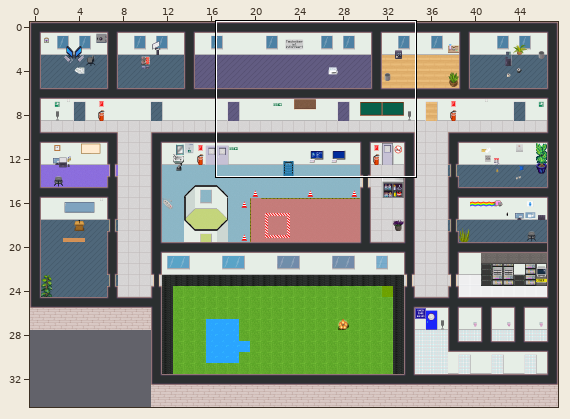
Tiled map (JSON), stored at map.tmj. The first picture is a wide view before the edit; the outline marks the close-up.
Close-up. As it was:
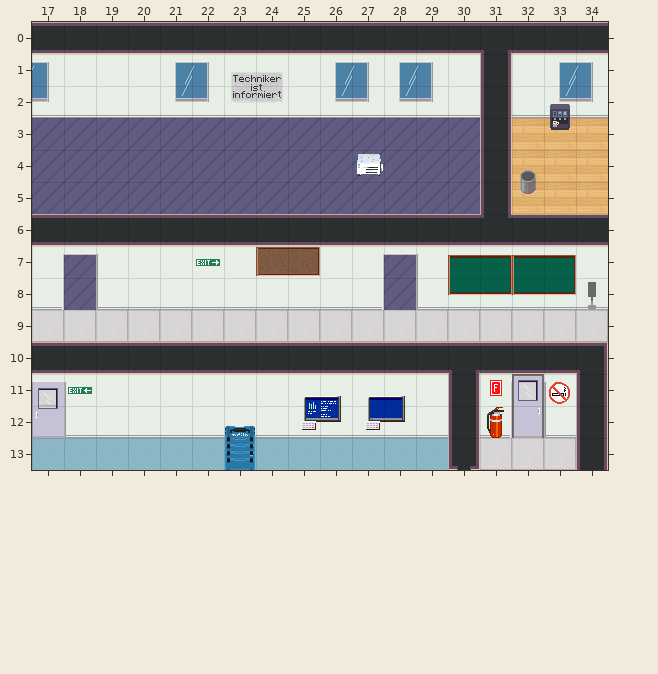
Cells are 32x32 px. Shown: x 17..34, y 0..13. The commit also changed other parts of the map, which this record leaves out. Not drawn, because the pictures are missing: unchanged layer "inventory_1".
After the commit:
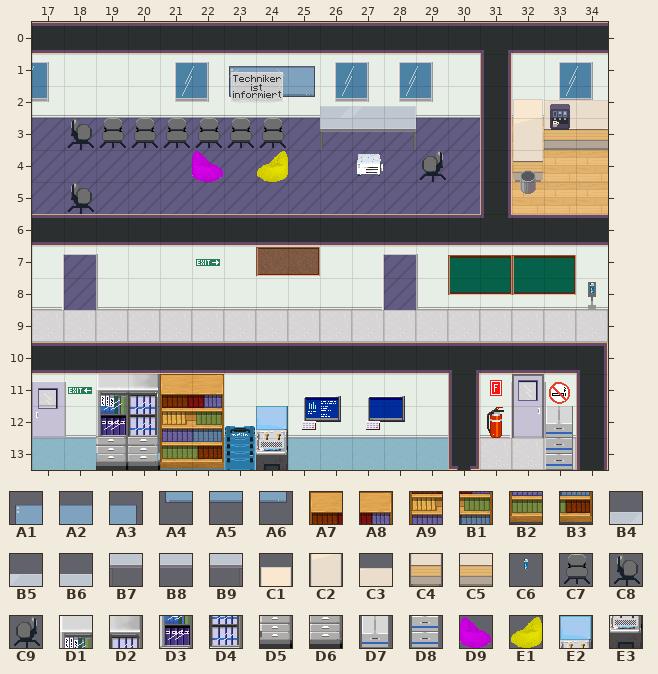
Key: from "WA_Miscellaneous": A1 40, A2 41, A3 42, A4 50, A5 51, A6 52; from "WA_Other_Furniture": A7 22, A8 23, A9 34, B1 35, B2 46, B3 47; from "WA_Tables": B4 5, B5 6, B6 7, B7 25, B8 26, B9 27, C1 83, C2 93, C3 96, C4 103, C5 106; from "c3gelb": C6 0; from "furniture": C7 1, C8 3, C9 4, D1 205, D2 206, D3 221, D4 222, D5 237, D6 238, D7 268, D8 284; from "misc": D9 121 flipped left-right, E1 122, E2 288, E3 304.
__ is an empty cell, .. an unchanged one.
Tiles of an added or newly shown layer are drawn over the layers below it.
The edit:
--- layer "party_inventory_1" (now shown)
@@ x 18..34 @@
- 1 .. .. .. .. .. __ __ __ .. .. .. .. .. .. .. .. ..
- 2 .. .. .. .. .. __ __ __ __ __ __ .. .. .. __ __ __
- 3 __ __ __ __ __ __ __ .. __ __ __ .. .. .. __ __ __
- 4 .. .. .. .. __ .. __ .. .. .. .. __ .. .. __ .. ..
- 5 __ .. .. .. .. .. .. .. .. .. .. .. .. .. .. .. ..
+ 1 .. .. .. .. .. A1 A2 A3 .. .. .. .. .. .. .. .. ..
+ 2 .. .. .. .. .. A4 A5 A6 B4 B5 B6 .. .. .. C1 C3 C3
+ 3 C8 C7 C7 C7 C7 C7 C7 .. B7 B8 B9 .. .. .. C2 C5 C5
+ 4 .. .. .. .. D9 .. E1 .. .. .. .. C9 .. .. C4 .. ..
+ 5 C8 .. .. .. .. .. .. .. .. .. .. .. .. .. .. .. ..
@@ x 34..34 @@
- 8 __
+ 8 C6
@@ x 19..33 @@
-11 __ __ __ __ .. .. .. .. .. .. .. .. .. .. ..
-12 __ __ __ __ .. __ .. .. .. .. .. .. .. .. __
-13 __ __ __ __ .. __ .. .. .. .. .. .. .. .. __
+11 D1 D2 A7 A8 .. .. .. .. .. .. .. .. .. .. ..
+12 D3 D4 A9 B1 .. E2 .. .. .. .. .. .. .. .. D7
+13 D5 D6 B2 B3 .. E3 .. .. .. .. .. .. .. .. D8
Pixel boxes of the changes (left, top, right, bottom) in both close-ups:
added: (68, 66, 446, 182)
added: (513, 99, 608, 182)
added: (68, 182, 94, 214)
added: (590, 283, 594, 294)
added: (96, 374, 224, 470)
added: (256, 406, 288, 470)
added: (546, 406, 573, 470)
